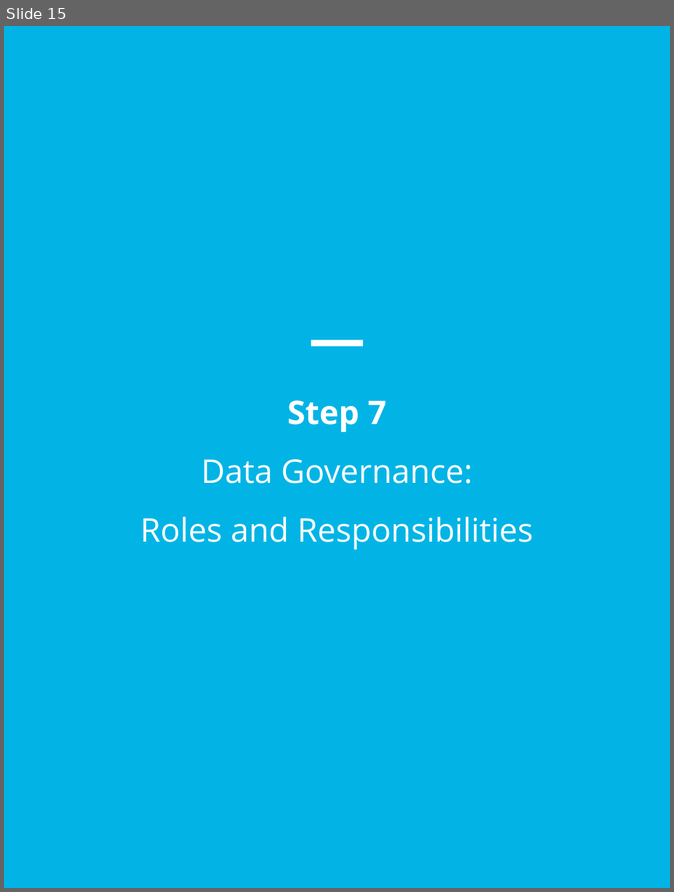
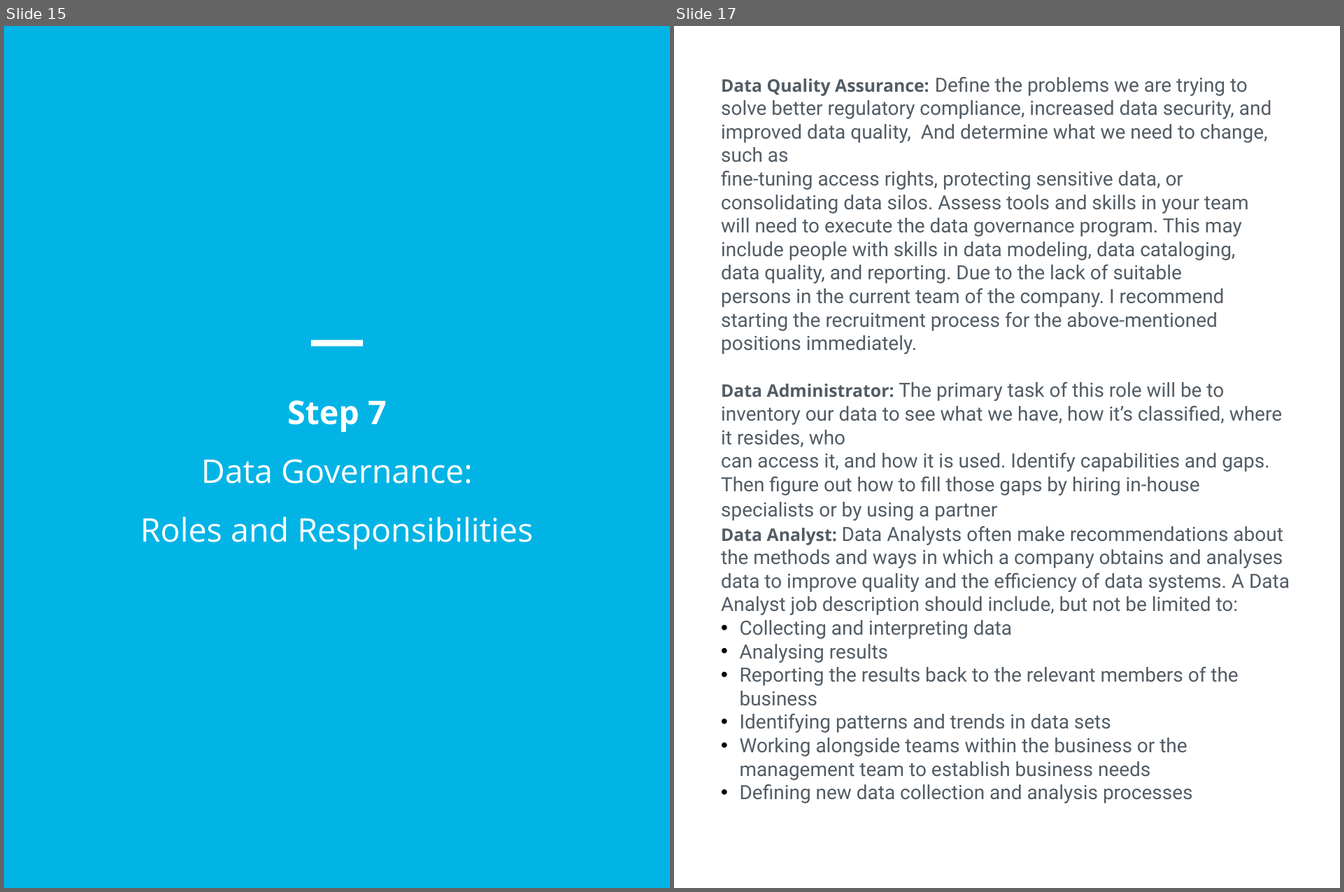
Before and after one commit to EslamElassal/Data-Governance-at-SneakerPark, a slide deck: DataGovernanceProposal.pptx. Shown side by side, each under a label of ours: slide 15 before the commit, slides 15 and 17 after it; the slides between them are not shown. The pictures are 674x892 and 1344x892 pixels, drawn with LibreOffice and Linux fonts; fonts in the diff are those of the drawing. Boxes give left, top, right and bottom in pixels: in the first picture for what was removed or moved away, otherwise in the second. Text is boxed around its words. In the diff, an @@ line names an element or a change of style, - is before the commit and + after.

```diff
--- a/DataGovernanceProposal.pptx
+++ b/DataGovernanceProposal.pptx
@@ slide 17 added at box(674, 26, 1340, 888), background #FFFFFF @@
@@ text added at box(721, 76, 1290, 781), 18 pt, text #525C65 @@
+Data Quality Assurance: Define the problems we are trying to solve better regulatory compliance, increased data security, and improved data quality, And determine what we need to change, such as
+fine-tuning access rights, protecting sensitive data, or
+consolidating data silos. Assess tools and skills in your team
+will need to execute the data governance program. This may
+include people with skills in data modeling, data cataloging,
+data quality, and reporting. Due to the lack of suitable
+persons in the current team of the company. I recommend starting the recruitment process for the above-mentioned positions immediately.
+Data Administrator: The primary task of this role will be to inventory our data to see what we have, how it’s classified, where it resides, who
+can access it, and how it is used. Identify capabilities and gaps. Then figure out how to fill those gaps by hiring in-house specialists or by using a partner
+Data Analyst: Data Analysts often make recommendations about the methods and ways in which a company obtains and analyses data to improve quality and the efficiency of data systems. A Data Analyst job description should include, but not be limited to:
+• Collecting and interpreting data
+• Analysing results
+• Reporting the results back to the relevant members of the business
+• Identifying patterns and trends in data sets
+• Working alongside teams within the business or the management team to establish business needs
+• Defining new data collection and analysis processes
```
Also in this commit, not shown: 2 slides changed, 1 other file.
